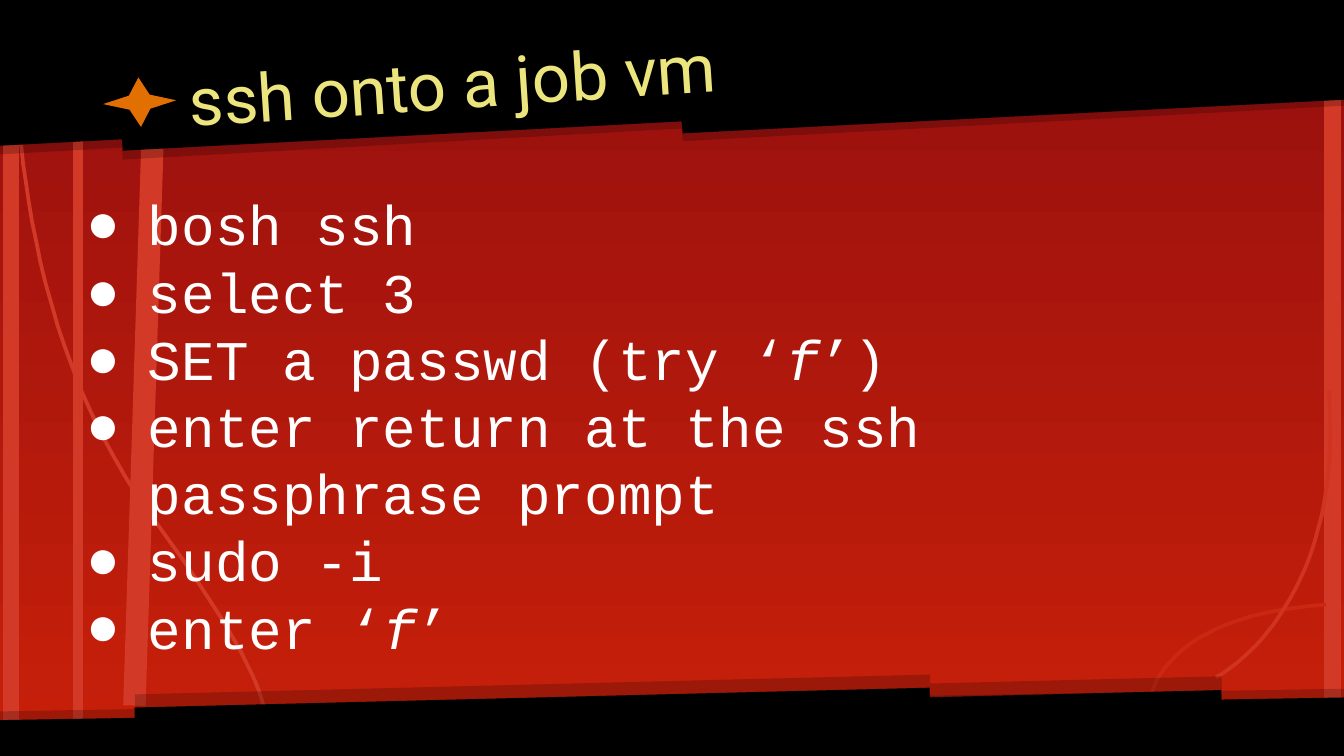
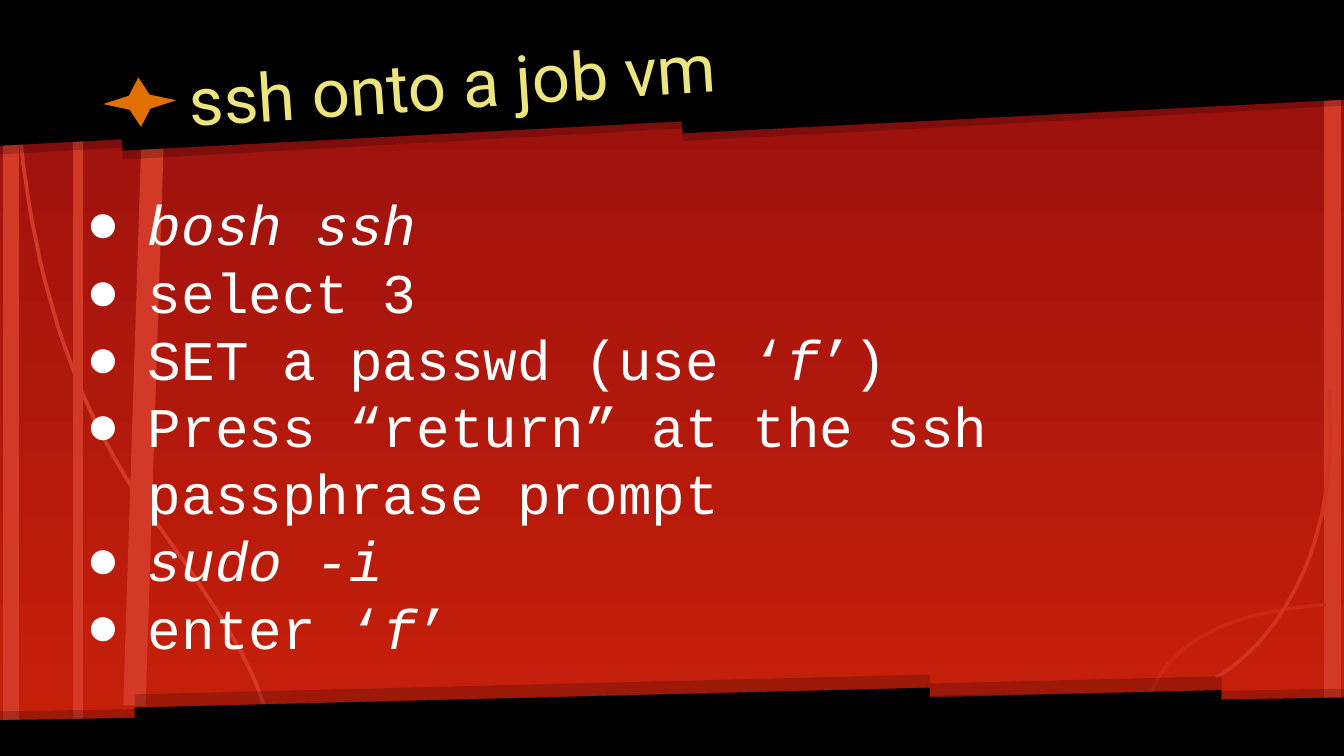
Before and after one commit to vmware-archive/bosh-classroom, a slide deck: slide 11 of slides/BOSH Hands-on Training.pptx. Drawn at 1344x756 pixels with LibreOffice and Linux fonts; fonts in the diff are those of the drawing. Boxes give left, top, right and bottom in pixels: in the first picture for what was removed or moved away, otherwise in the second. Text is boxed around its words. In the diff, an @@ line names an element or a change of style, - is before the commit and + after.

```diff
--- a/slides/BOSH Hands-on Training.pptx
+++ b/slides/BOSH Hands-on Training.pptx
@@ text at (x1=148, y1=205, x2=417, y2=582): italic on in "bosh ssh", "sudo -i" @@
@@ text at (x1=148, y1=340, x2=988, y2=526): text changed @@
-● SET a passwd (try ‘f’)
-● enter return at the ssh passphrase prompt
+● SET a passwd (use ‘f’)
+● Press “return” at the ssh passphrase prompt
```
Also in this commit, not shown: 8 other slides changed, 3 slides removed, 4 other files.
